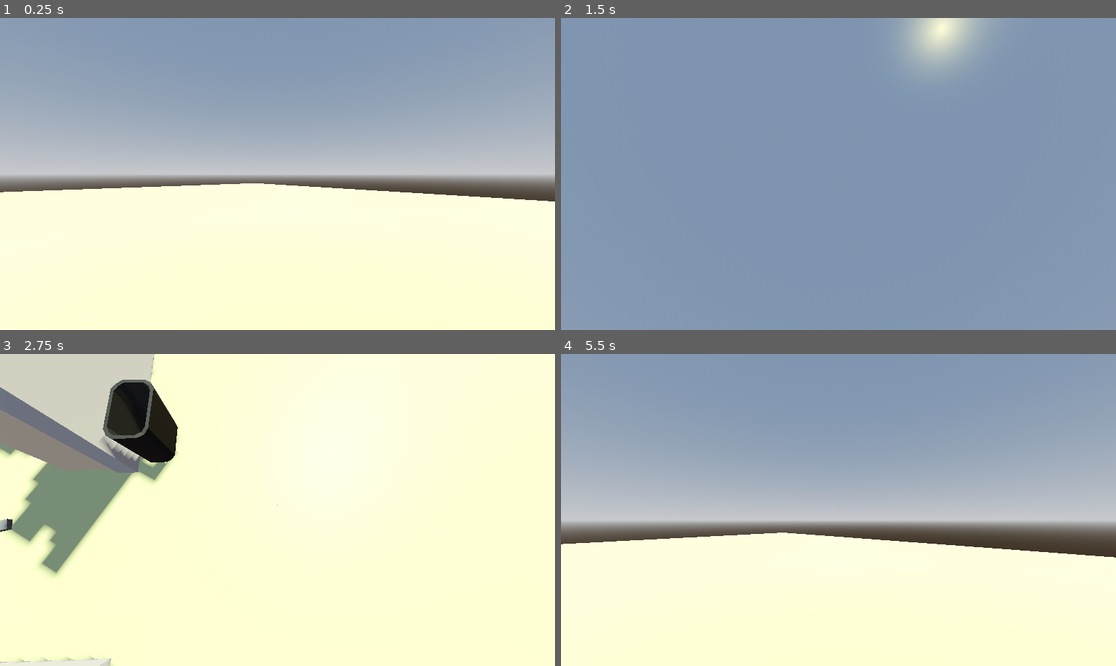
Above: before the commit, frames 1-4 (two rows, left to right).
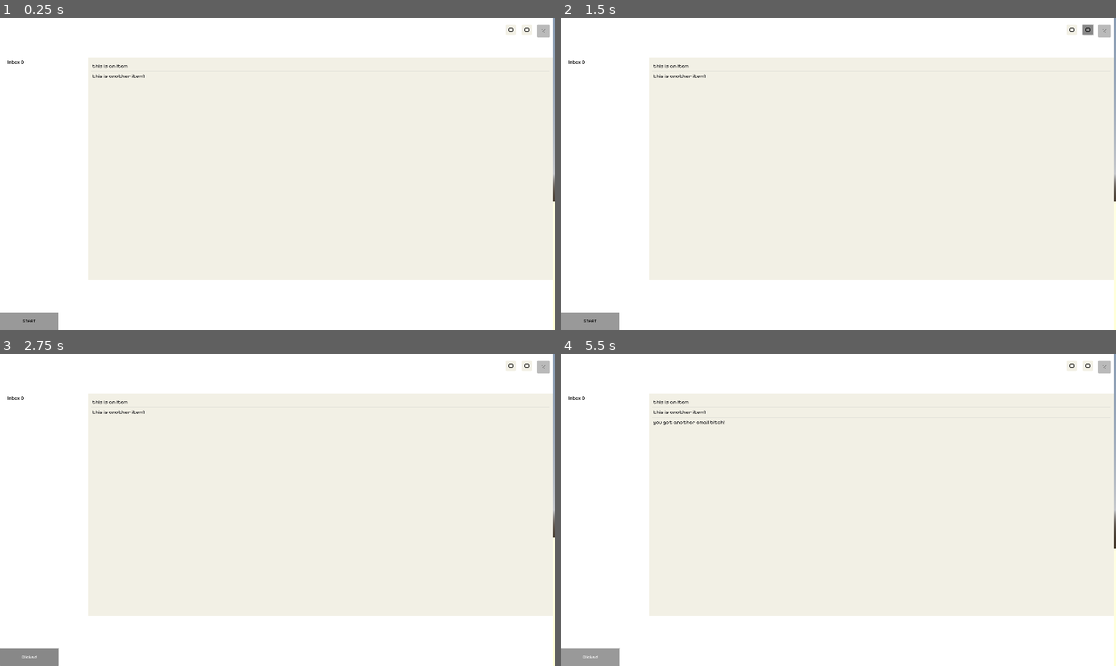
Above: after the commit, the same moments.

Repository: petegilb/cubicle
Game: Godot game, scene res://scenes/cubicle_game.tscn
Two runs of this game, one before a commit and one after it. Both use one fixed random seed, a clock stepped at 60 frames per second and the inputs below.
Inputs (mouse positions are in pixels of both pictures, inside the frame that each line leads up to):
- Up to frame 1 (0.25 s): no input
- Up to frame 2 (1.5 s): click (1071, 30) at 0.52 s; click (1088, 30) at 1.27 s
- Up to frame 3 (2.75 s): click (27, 656) at 2 s, where only the run after the commit has a clickable "START"
- Up to frame 4 (5.5 s): click (588, 656) at 2.75 s, where only the run after the commit has a clickable "Clicked"; tap Enter at 3.5 s; move the mouse to (866, 510) at 3.52 s; hold Ctrl (action_crouch) 3.53-4.28 s; hold W (move_forward) from 3.53 s (still down); tap Space (action_jump) at 3.77, 4.52 s; move the mouse to (810, 510) at 4.27 s; tap F (action_interact) at 4.35 s; move the mouse to (849, 503) at 5.02 s; hold Shift (action_sprint) from 5.03 s (still down)

The runs differ from the first frame. In frame 1, 76% of the frame differs, in the area x 0-100%, y 0-100%; in frame 2, 100%; in frame 3, 45%; in frame 4, 80%.
Error after the commit: Parse Error: Expected indented block after function declaration. (res://scripts/Label.gd:11)

Commit message:
adds emails popping up in UI and initial base screen

Diff:
--- a/scenes/ui.tscn
+++ b/scenes/ui.tscn
@@ -1,7 +1,27 @@
-[gd_scene load_steps=3 format=3 uid="uid://fe76834oblku"]
+[gd_scene load_steps=12 format=3 uid="uid://fe76834oblku"]
 
 [ext_resource type="Script" path="res://scripts/ui.gd" id="1_o5eat"]
+[ext_resource type="Texture2D" uid="uid://balv4pknhvxh8" path="res://assets/ui/close.png" id="2_0xw04"]
+[ext_resource type="Texture2D" uid="uid://bvapmc6lcwgmg" path="res://assets/ui/window-icon.png" id="2_1gi5w"]
 [ext_resource type="Texture2D" uid="uid://dgdu4cjr5i0cu" path="res://assets/pixel_dot.png" id="2_5tn6e"]
+[ext_resource type="Script" path="res://scripts/Label.gd" id="2_7ut8k"]
+[ext_resource type="Script" path="res://scripts/test-button.gd" id="3_vmeds"]
+[ext_resource type="FontFile" uid="uid://dtftl3wgkycy7" path="res://assets/fonts/PixelifySans-Regular.ttf" id="5_gwywt"]
+[ext_resource type="Script" path="res://scripts/Emails.gd" id="7_cdu2a"]
+
+[sub_resource type="StyleBoxFlat" id="StyleBoxFlat_xobhb"]
+bg_color = Color(0.94902, 0.941176, 0.898039, 1)
+corner_radius_top_left = 4
+corner_radius_top_right = 4
+corner_radius_bottom_right = 4
+corner_radius_bottom_left = 4
+
+[sub_resource type="StyleBoxFlat" id="StyleBoxFlat_iv2ce"]
+
+[sub_resource type="StyleBoxFlat" id="StyleBoxFlat_q6m64"]
+content_margin_left = 12.0
+content_margin_top = 12.0
+bg_color = Color(0.94902, 0.941176, 0.898039, 1)
 
 [node name="UI" type="CanvasLayer"]
 follow_viewport_enabled = true
@@ -18,11 +38,76 @@
 size_flags_vertical = 0
 mouse_filter = 1
 
+[node name="ColorRect" type="ColorRect" parent="Control"]
+layout_mode = 0
+offset_right = 1913.0
+offset_bottom = 1080.0
+
+[node name="Label" type="Label" parent="Control"]
+layout_mode = 0
+offset_left = 25.0
+offset_top = 141.0
+offset_right = 237.0
+offset_bottom = 189.0
+theme_override_colors/font_color = Color(0, 0, 0, 1)
+text = "Inbox 0"
+script = ExtResource("2_7ut8k")
+
+[node name="Minimize" type="Button" parent="Control"]
+offset_left = 1749.0
+offset_top = 23.0
+offset_right = 1785.0
+offset_bottom = 59.0
+theme_override_colors/icon_normal_color = Color(0.94902, 0, 0, 1)
+theme_override_constants/icon_max_width = 16
+theme_override_styles/normal = SubResource("StyleBoxFlat_xobhb")
+icon = ExtResource("2_1gi5w")
+icon_alignment = 1
+
+[node name="Window" type="Button" parent="Control"]
+offset_left = 1805.0
+offset_top = 23.0
+offset_right = 1841.0
+offset_bottom = 59.0
+theme_override_colors/icon_normal_color = Color(0.94902, 0, 0, 1)
+theme_override_constants/icon_max_width = 16
+theme_override_styles/normal = SubResource("StyleBoxFlat_xobhb")
+icon = ExtResource("2_1gi5w")
+icon_alignment = 1
+
+[node name="Close" type="Button" parent="Control"]
+layout_mode = 0
+offset_left = 1858.0
+offset_top = 23.0
+offset_right = 1894.0
+offset_bottom = 59.0
+theme_override_colors/icon_normal_color = Color(0.94902, 0, 0, 1)
+theme_override_constants/icon_max_width = 36
+theme_override_styles/normal = SubResource("StyleBoxFlat_xobhb")
+disabled = true
+icon = ExtResource("2_0xw04")
+icon_alignment = 1
+
+[node name="Button" type="Button" parent="Control"]
+layout_mode = 2
+offset_top = 1019.0
+offset_right = 203.0
+offset_bottom = 1080.0
+theme_override_colors/font_color = Color(0, 0, 0, 1)
+theme_override_fonts/font = ExtResource("5_gwywt")
+theme_override_styles/normal = SubResource("StyleBoxFlat_iv2ce")
+text = "START"
+script = ExtResource("3_vmeds")
+
 [node name="MarginContainer" type="MarginContainer" parent="Control"]
 layout_mode = 1
 anchors_preset = 15
 anchor_right = 1.0
 anchor_bottom = 1.0
+offset_left = 188.0
+offset_top = 306.0
+offset_right = -327.0
+offset_bottom = -304.0
 grow_horizontal = 2
 grow_vertical = 2
 theme_override_constants/margin_left = 32
@@ -50,3 +135,23 @@
 theme_override_font_sizes/font_size = 20
 text = "test text"
 horizontal_alignment = 1
+
+[node name="ItemList" type="ItemList" parent="Control"]
+layout_mode = 0
+offset_left = 304.0
+offset_top = 137.0
+offset_right = 1913.0
+offset_bottom = 908.0
+theme_override_colors/font_color = Color(0.129412, 0.129412, 0.137255, 1)
+theme_override_colors/font_hovered_color = Color(0.537255, 1, 0.505882, 1)
+theme_override_colors/font_selected_color = Color(0, 0.788235, 0, 1)
+theme_override_constants/v_separation = 12
+theme_override_fonts/font = ExtResource("5_gwywt")
+theme_override_font_sizes/font_size = 18
+theme_override_styles/panel = SubResource("StyleBoxFlat_q6m64")
+item_count = 2
+item_0/text = "this is an item"
+item_1/text = "this is another item1"
+script = ExtResource("7_cdu2a")
+
+[connection signal="pressed" from="Control/Button" to="Control/Button" method="_on_pressed"]
--- /dev/null
+++ b/scripts/Emails.gd
@@ -0,0 +1,18 @@
+extends ItemList
+
+var data = [];
+
+var time = 0;
+
+
+# Called when the node enters the scene tree for the first time.
+func _ready():
+	pass # Replace with function body.
+
+
+# Called every frame. 'delta' is the elapsed time since the previous frame.
+func _process(delta):
+	time += 1;
+	if (time > 250):
+		self.add_item("you got another email bitch!")
+		time = 0
--- /dev/null
+++ b/scripts/Label.gd
@@ -0,0 +1,11 @@
+extends Label
+
+
+
+# Called when the node enters the scene tree for the first time.
+func _ready():
+	pass # Replace with function body.
+
+
+# Called every frame. 'delta' is the elapsed time since the previous frame.
+func _process(delta):
--- /dev/null
+++ b/scripts/test-button.gd
@@ -0,0 +1,16 @@
+extends Button
+
+
+# Called when the node enters the scene tree for the first time.
+func _ready():
+	pass # Replace with function body.
+
+
+# Called every frame. 'delta' is the elapsed time since the previous frame.
+func _process(delta):
+	pass
+
+
+func _on_pressed():
+	print("hi")
+	self.text = "Clicked"
Binary file added: assets/fonts/PixelifySans-Regular.ttf
Not shown, added: assets/fonts/PixelifySans-Regular.ttf.import
Binary file added: assets/ui/close.png
Not shown, added: assets/ui/close.png.import
Binary file added: assets/ui/window-icon.png
Not shown, added: assets/ui/window-icon.png.import
Binary file added: assets/ui/window.png
Not shown, added: assets/ui/window.png.import
